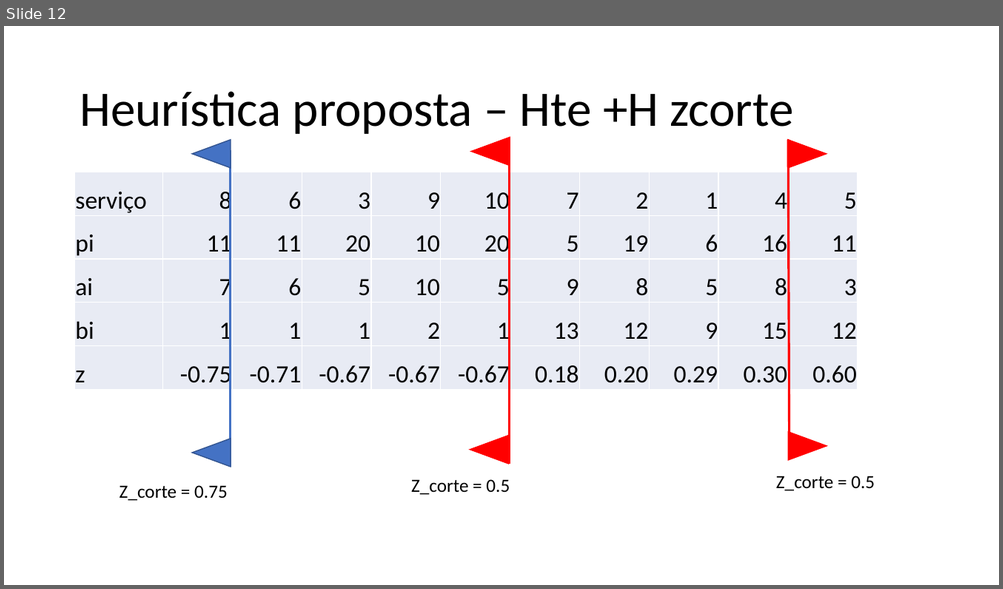
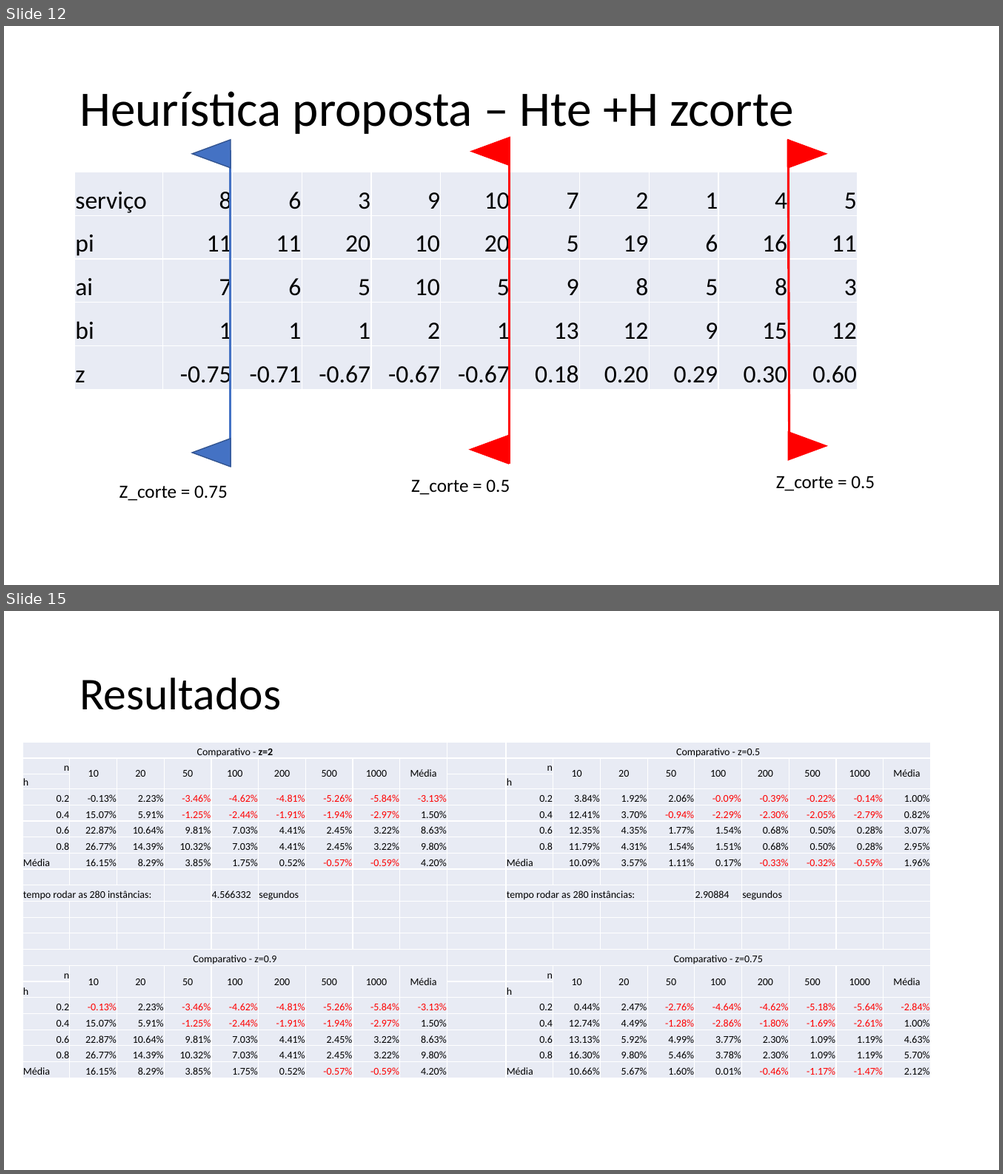
Before and after one commit to lpbiasoto/metaheuristicas, a slide deck: Apresentação 1/apresentação preliminar.pptx. Shown one above the other, each under a label of ours: slide 12 before the commit, slides 12 and 15 after it; the slides between them are not shown. The pictures are 1003x589 and 1003x1174 pixels, drawn with LibreOffice and Linux fonts; fonts in the diff are those of the drawing. Boxes give left, top, right and bottom in pixels: in the first picture for what was removed or moved away, otherwise in the second. Text is boxed around its words. In the diff, an @@ line names an element or a change of style, - is before the commit and + after.

```diff
--- a/Apresentação 1/apresentação preliminar.pptx
+++ b/Apresentação 1/apresentação preliminar.pptx
@@ slide 15 added at (4,611,999,1170), background #FFFFFF @@
@@ title added at (79,678,281,710), 44 pt, text #000000 @@
+Resultados
@@ table added at (22,742,928,1079), 21 rows, 19 columns @@
+Comparativo - z=2 |  |  |  |  |  |  |  |  |  | Comparativo - z=0.5 |  |  |  |  |  |  |  | 
+n | 10 | 20 | 50 | 100 | 200 | 500 | 1000 | Média |  | n | 10 | 20 | 50 | 100 | 200 | 500 | 1000 | Média
+h |  |  |  |  |  |  |  |  |  | h |  |  |  |  |  |  |  | 
+0.2 | -0.13% | 2.23% | -3.46% | -4.62% | -4.81% | -5.26% | -5.84% | -3.13% |  | 0.2 | 3.84% | 1.92% | 2.06% | -0.09% | -0.39% | -0.22% | -0.14% | 1.00%
+0.4 | 15.07% | 5.91% | -1.25% | -2.44% | -1.91% | -1.94% | -2.97% | 1.50% |  | 0.4 | 12.41% | 3.70% | -0.94% | -2.29% | -2.30% | -2.05% | -2.79% | 0.82%
+0.6 | 22.87% | 10.64% | 9.81% | 7.03% | 4.41% | 2.45% | 3.22% | 8.63% |  | 0.6 | 12.35% | 4.35% | 1.77% | 1.54% | 0.68% | 0.50% | 0.28% | 3.07%
+0.8 | 26.77% | 14.39% | 10.32% | 7.03% | 4.41% | 2.45% | 3.22% | 9.80% |  | 0.8 | 11.79% | 4.31% | 1.54% | 1.51% | 0.68% | 0.50% | 0.28% | 2.95%
+Média | 16.15% | 8.29% | 3.85% | 1.75% | 0.52% | -0.57% | -0.59% | 4.20% |  | Média | 10.09% | 3.57% | 1.11% | 0.17% | -0.33% | -0.32% | -0.59% | 1.96%
+ |  |  |  |  |  |  |  |  |  |  |  |  |  |  |  |  |  | 
+tempo rodar as 280 instâncias: |  |  |  | 4.566332 | segundos |  |  |  |  | tempo rodar as 280 instâncias: |  |  |  | 2.90884 | segundos |  |  | 
+ |  |  |  |  |  |  |  |  |  |  |  |  |  |  |  |  |  | 
+ |  |  |  |  |  |  |  |  |  |  |  |  |  |  |  |  |  | 
+ |  |  |  |  |  |  |  |  |  |  |  |  |  |  |  |  |  | 
+Comparativo - z=0.9 |  |  |  |  |  |  |  |  |  | Comparativo - z=0.75 |  |  |  |  |  |  |  | 
+n | 10 | 20 | 50 | 100 | 200 | 500 | 1000 | Média |  | n | 10 | 20 | 50 | 100 | 200 | 500 | 1000 | Média
+h |  |  |  |  |  |  |  |  |  | h |  |  |  |  |  |  |  | 
+0.2 | -0.13% | 2.23% | -3.46% | -4.62% | -4.81% | -5.26% | -5.84% | -3.13% |  | 0.2 | 0.44% | 2.47% | -2.76% | -4.64% | -4.62% | -5.18% | -5.64% | -2.84%
+0.4 | 15.07% | 5.91% | -1.25% | -2.44% | -1.91% | -1.94% | -2.97% | 1.50% |  | 0.4 | 12.74% | 4.49% | -1.28% | -2.86% | -1.80% | -1.69% | -2.61% | 1.00%
+0.6 | 22.87% | 10.64% | 9.81% | 7.03% | 4.41% | 2.45% | 3.22% | 8.63% |  | 0.6 | 13.13% | 5.92% | 4.99% | 3.77% | 2.30% | 1.09% | 1.19% | 4.63%
+0.8 | 26.77% | 14.39% | 10.32% | 7.03% | 4.41% | 2.45% | 3.22% | 9.80% |  | 0.8 | 16.30% | 9.80% | 5.46% | 3.78% | 2.30% | 1.09% | 1.19% | 5.70%
+Média | 16.15% | 8.29% | 3.85% | 1.75% | 0.52% | -0.57% | -0.59% | 4.20% |  | Média | 10.66% | 5.67% | 1.60% | 0.01% | -0.46% | -1.17% | -1.47% | 2.12%
```
Also in this commit, not shown: 2 other slides added.
